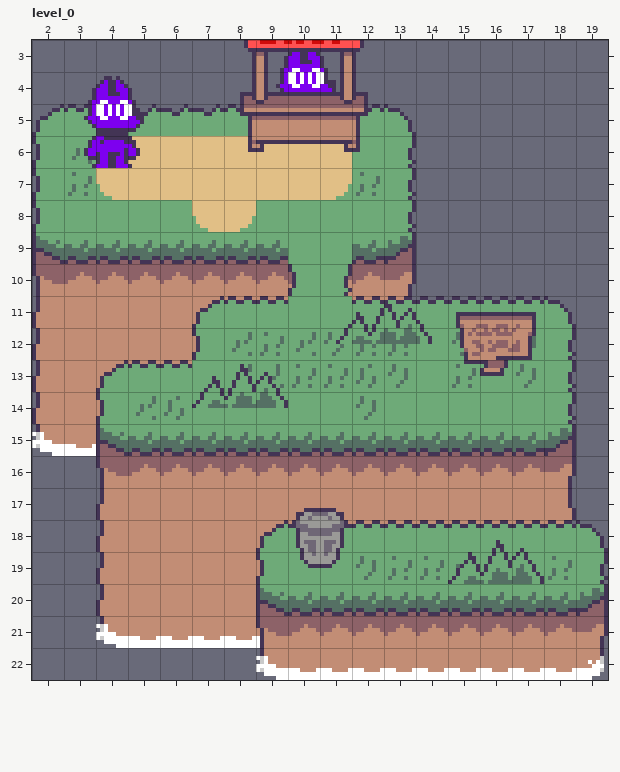
Two versions of a level (LDtk project, assets/map_test.ldtk). This is how it looked before the edit.
Cells are 8x8 px. Shown: level_0 x 2..19, y 3..22.
After the commit:
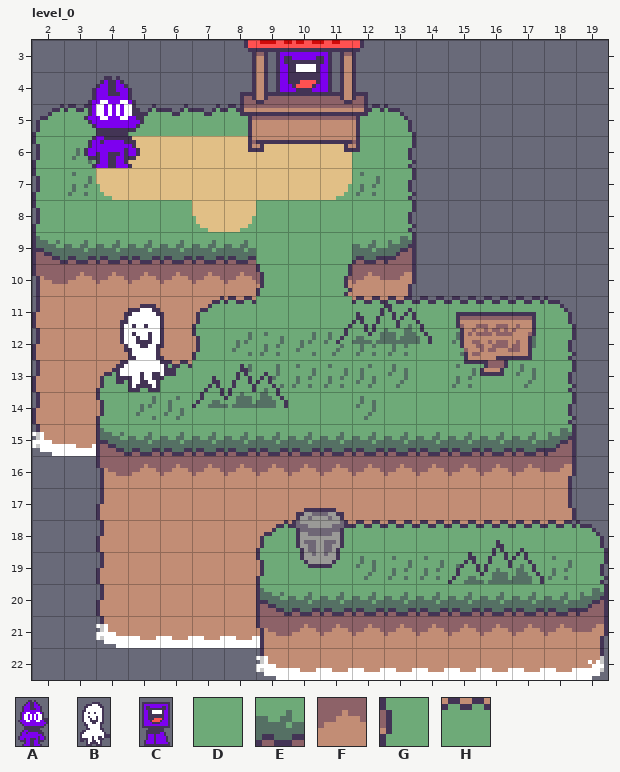
Key: from "atl_main2": A 17, B 25, C 123, D 385, E 417, F 449, G 449 under 384, H 481 under 353.
_ is an empty cell.
Objects are placed by their top-left corner, in cells (3,4 is the top-left corner of cell 3,4); size is 1x1 cell unless given.
The exact change:
Layer "tiles":
y 9: x 9 E -> D
y 10: x 9..10 FG -> GD
y 11: x 9 H -> D
Layer "entities":
changed: A "decoration" at 9.5,3 size 2x3 -> C "decoration" at 9.5,3 size 2x3
added: B "npc" at 4.5,11 size 2x3
Changed places in both pictures, as pixel boxes (x1, y1, x2, y2):
changed: (276, 52, 336, 92)
changed: (256, 240, 296, 304)
added: (116, 304, 176, 392)
